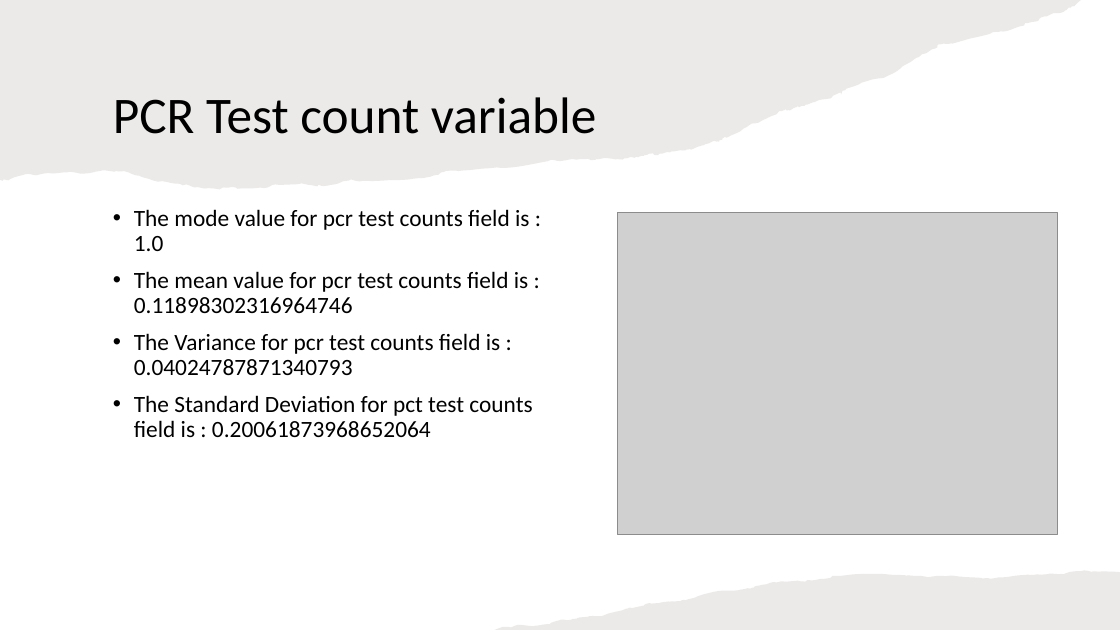
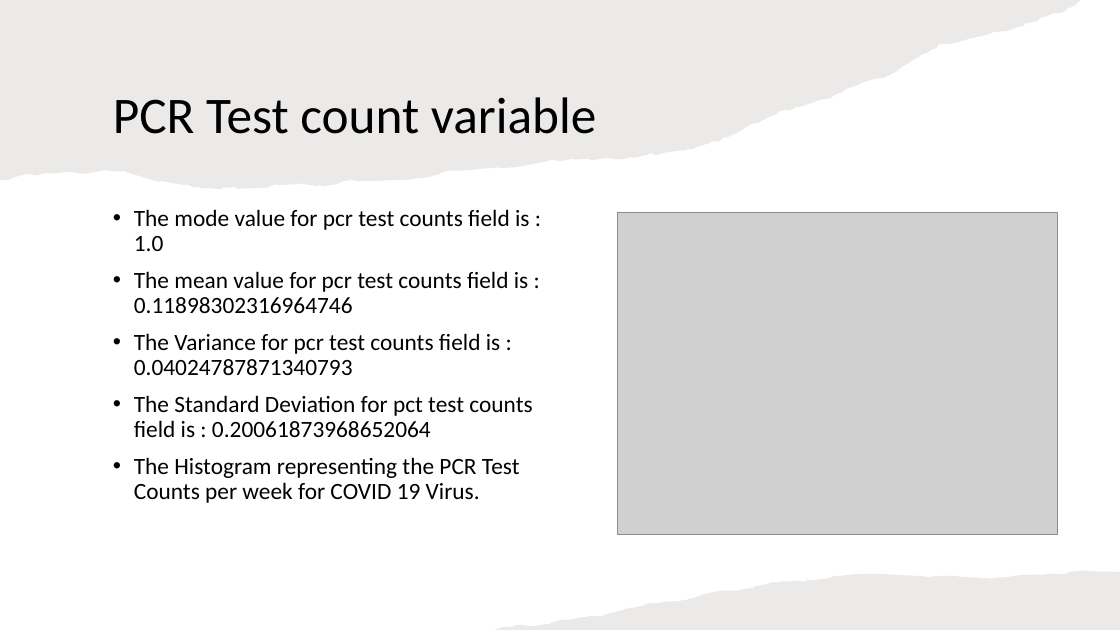
Before and after one commit to santoshgithub100/DSC530_TermEndProject, a slide deck: slide 13 of DC530 Term End Project.pptx. Drawn at 1120x630 pixels with LibreOffice and Linux fonts; fonts in the diff are those of the drawing; grey boxes stand for pictures. Boxes give left, top, right and bottom in pixels: in the first picture for what was removed or moved away, otherwise in the second. Text is boxed around its words. In the diff, an @@ line names an element or a change of style, - is before the commit and + after.

```diff
--- a/DC530 Term End Project.pptx
+++ b/DC530 Term End Project.pptx
@@ text at (x1=134, y1=457, x2=520, y2=503): paragraph added @@
+• The Histogram representing the PCR Test Counts per week for COVID 19 Virus.
```
Also in this commit, not shown: 6 other slides changed, 8 slides added, 1 slide removed.
